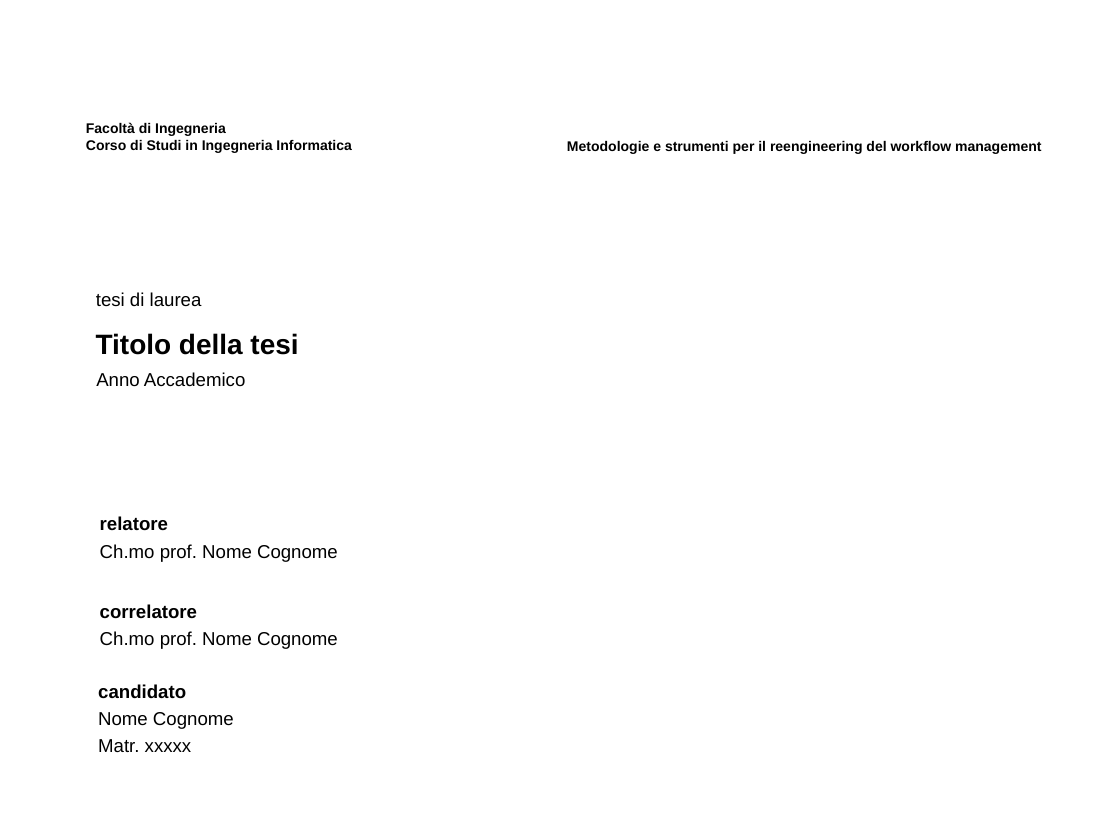
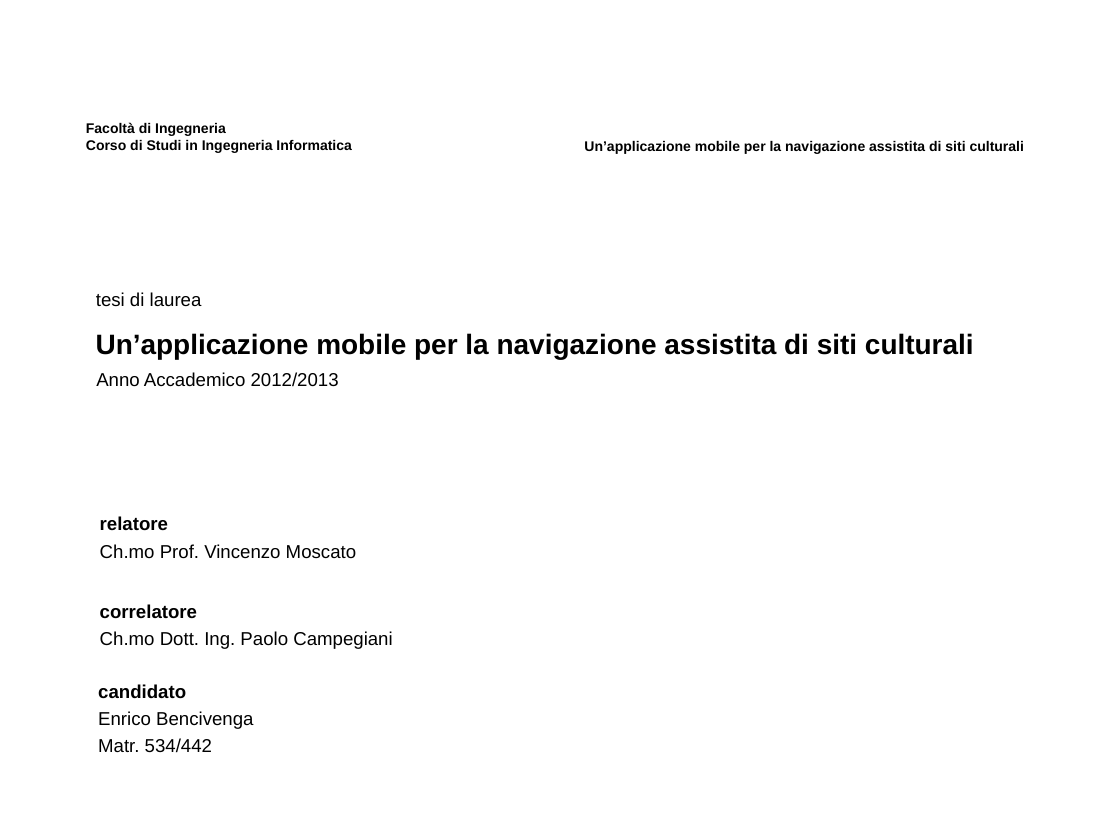
Before and after one commit to alanshearer/newthesis, a slide deck: slide 1 of slides/slidestesi.ppt. Drawn at 1120x840 pixels with LibreOffice and Linux fonts; fonts in the diff are those of the drawing; background and template pictures are left out. Boxes give left, top, right and bottom in pixels: in the first picture for what was removed or moved away, otherwise in the second. Text is boxed around its words. In the diff, an @@ line names an element or a change of style, - is before the commit and + after.

Commit message:
some commit and ppt

```diff
--- a/slides/slidestesi.ppt
+++ b/slides/slidestesi.ppt
@@ text at bbox=[584, 141, 1024, 154]: text changed @@
-Metodologie e strumenti per il reengineering del workflow management
+Un’applicazione mobile per la navigazione assistita di siti culturali
@@ title at bbox=[96, 333, 974, 359]: text changed @@
-Titolo della tesi
+Un’applicazione mobile per la navigazione assistita di siti culturali
@@ text at bbox=[96, 372, 339, 387]: text changed @@
-Anno Accademico
+Anno Accademico 2012/2013
@@ text at bbox=[100, 544, 356, 559]: text changed @@
-Ch.mo prof. Nome Cognome
+Ch.mo Prof. Vincenzo Moscato
@@ text at bbox=[100, 631, 392, 649]: text changed @@
-Ch.mo prof. Nome Cognome
+Ch.mo Dott. Ing. Paolo Campegiani
@@ text at bbox=[98, 711, 253, 753]: text changed @@
-Nome Cognome
-Matr. xxxxx
+Enrico Bencivenga
+Matr. 534/442
```
Also in this commit, not shown: 9 slides added, 4 slides removed, 12 other files.
